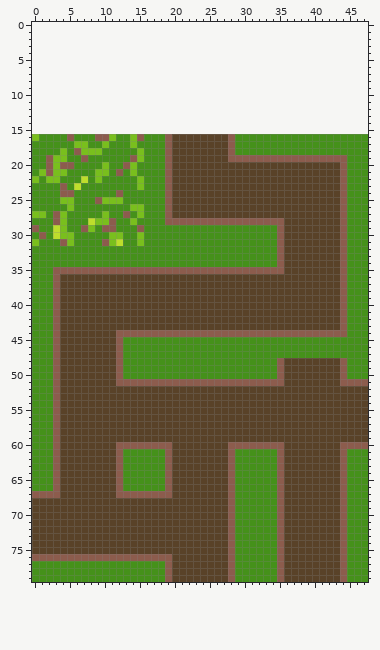
Two states of a sprite sheet, assets/images/tileset.png. The first picture shows the starting point.
The file is 48x64 pixels. The old version is drawn lined up with the new one, on the new canvas.
The result:
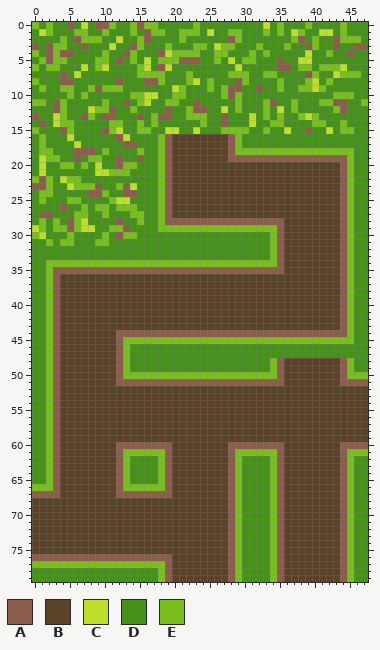
Palette (. is transparent): A #8c5c4d  B #594228  C #bede2c  D #45911a  E #79bf1d
Changes in this commit:
canvas 48x64 -> 48x80, the old top-left corner now at 0,16
Changed rows in their new state; - is an unchanged pixel.
first column x 0:
 0 EDEDDADCDAAEDDEAEEDDDDDEDDDDDDDDDCDEDDDEDDDDEDDD
 1 DCEDDDEEDDEDDDEDAEEDDEEEDCDDEEDDDEDEDCEDDCCDEDDD
 2 DDDDEDAEEEDDCDDEADDDDEDDDDDDAEDDDDDDDEADEDDAEEED
 3 ADAEEDDADDDCDDAEDDDEDDDEEDCEEDDDEDDDEDDAEDDADDAA
 4 EDAEAADDDDEDDAEDDDACEEEEDDEEDDDEDEDDDDDCDDEDDADD
 5 DEAEEDDDDEEDADEDCDEEEAAADDEDCDEEDDDADDCCDDDDDDDD
 6 EDEEDDDCDECDDDDECDACDDDDDDDDDCDDDDDAADEEDEEECDDD
 7 DDDDADCDDDDDDDDEEEEDDDEDDDDDEEEDDEEDDDDAEDDCEEED
 8 EDDDAADDDDDDADDDAAEDDDECDEDDDAEDDDDEDDDECDEDDDDD
 9 DEDDEEDDEAEEEDDDDDDDCEDDDEDEAADDADDEDDEECEDDDDDD
10 DDDDDEDEDDDDDDEECCDDEEDDDDDEAEDDDDDDDDDDDDDEEEDD
11 EEDAEDDDDDEDDADECDDEEDDADDDDDEDDDEADDEDDDEEAADDE
12 DDDAEDDDCEEADDEDDDDADDEAADDCDEDDDEDCDEDDDDDEADDD
13 ADDCEDDAEDAADDDADEAADDEEEDDADDDCDEDEDDECEDDDDDDD
14 DADCEEDDDDDEEDDEDEDDDDDDEDDADDDCDDEEDDDDEEDDEDDD
15 EDDDAEDDDDAECDDEEDDCCDDCDDDEEEEDDEDDCDDADDCDEEDD
16 DE---C---DDDACDD--E----------E------------------
17 -E----CD--D--AA---E----------E------------------
18 -EE-D--AADE-------E----------EEEEEEEEEEEEEEEEE--
19 -CE-D-ADEE--A-DA--E--------------------------E--
20 -CDDEE-E-CD-AE----E--------------------------E--
21 -CDDD----CCEEED---E--------------------------E--
22 -A-DCEED-D-----D--E--------------------------E--
23 AAE-DCEEEA--EACD--E--------------------------E--
24 -EE-DD--AAE-DAA---E--------------------------E--
25 -E--D-E--DD-CC----E--------------------------E--
26 ----AD-E-EE-EE-D--E--------------------------E--
27 DAADD-EE-----DE---E--------------------------E--
28 -E-EDAECDDDDA-DE--E--------------------------E--
29 CE-E-AECC-DEEA-D--EEEEEEEEEEEEEEEEE----------E--
30 EC-DD-----EDAEED------------------E----------E--
31 D-E-E----EEDD--D------------------E----------E--
32 ----------------------------------E----------E--
33 ----------------------------------E----------E--
34 --EEEEEEEEEEEEEEEEEEEEEEEEEEEEEEEEE----------E--
35 --E------------------------------------------E--
36 --E------------------------------------------E--
37 --E------------------------------------------E--
38 --E------------------------------------------E--
39 --E------------------------------------------E--
40 --E------------------------------------------E--
41 --E------------------------------------------E--
42 --E------------------------------------------E--
43 --E------------------------------------------E--
44 --E------------------------------------------E--
45 --E----------EEEEEEEEEEEEEEEEEEEEEEEEEEEEEEEEE--
46 --E----------E----------------------------------
47 --E----------E----------------------------------
48 --E----------E--------------------E----------E--
49 --E----------E--------------------E----------E--
50 --E----------EEEEEEEEEEEEEEEEEEEEEE----------EEE
51 --E---------------------------------------------
52 --E---------------------------------------------
53 --E---------------------------------------------
54 --E---------------------------------------------
55 --E---------------------------------------------
56 --E---------------------------------------------
57 --E---------------------------------------------
58 --E---------------------------------------------
59 --E---------------------------------------------
60 --E---------------------------------------------
61 --E----------EEEEEE----------EEEEEE----------EEE
62 --E----------E----E----------E----E----------E--
63 --E----------E----E----------E----E----------E--
64 --E----------E----E----------E----E----------E--
65 --E----------E----E----------E----E----------E--
66 EEE----------EEEEEE----------E----E----------E--
67 -----------------------------E----E----------E--
68 -----------------------------E----E----------E--
69 -----------------------------E----E----------E--
70 -----------------------------E----E----------E--
71 -----------------------------E----E----------E--
72 -----------------------------E----E----------E--
73 -----------------------------E----E----------E--
74 -----------------------------E----E----------E--
75 -----------------------------E----E----------E--
76 -----------------------------E----E----------E--
77 EEEEEEEEEEEEEEEEEEE----------E----E----------E--
78 ------------------E----------E----E----------E--
79 ------------------E----------E----E----------E--
